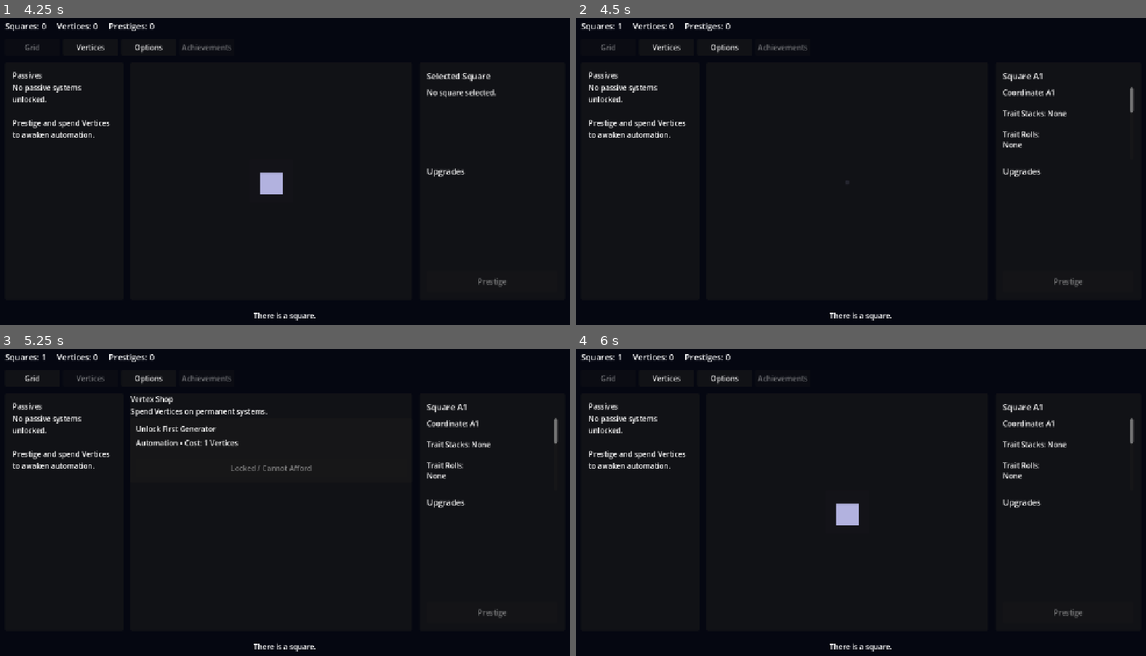
Above: before the commit, frames 1-4 (two rows, left to right).
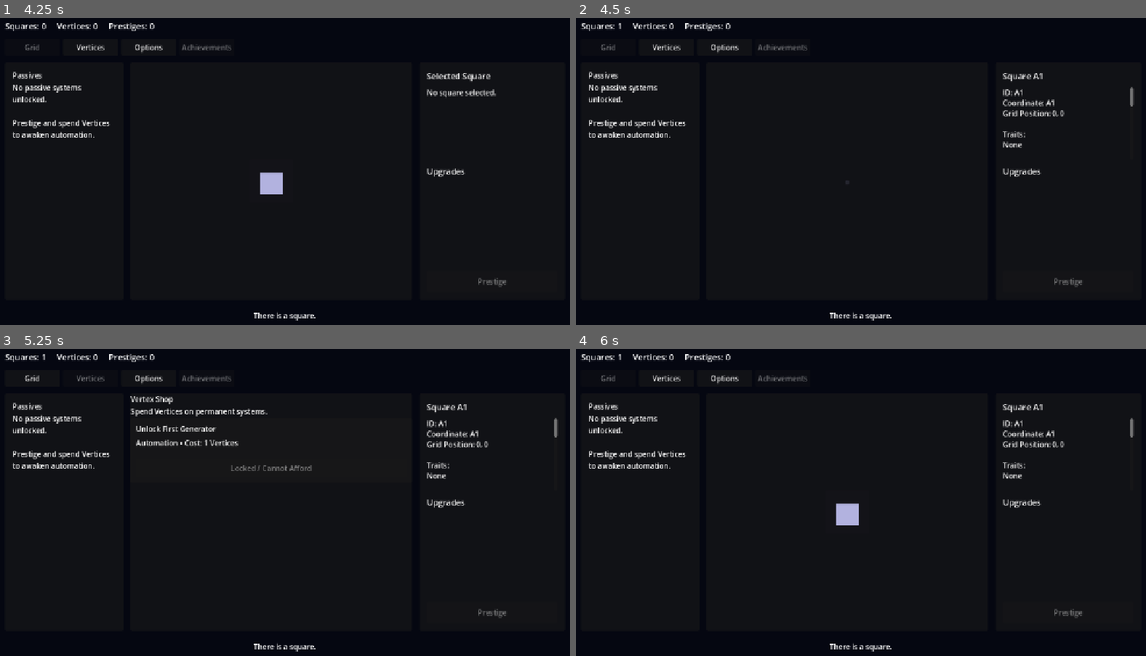
Above: after the commit, the same moments.

Repository: franciscoCapa27/Squared_2
Game: Godot game, scene res://scenes/main/Main.tscn
Same seed, same stepped clock (60 frames per second), same inputs: the game is played once before the commit and once after it.
Inputs (mouse positions are in pixels of both pictures, inside the frame that each line leads up to):
- Up to frame 1 (4.25 s): click "Options" at 0.5 s; click (273, 174) at 1.27 s; type "Alex" at 1.35 s; click (273, 229) at 1.5 s; type "Alex" at 1.58 s; click "Grid" at 2 s; click "Vertices" at 2.75 s; click "Grid" at 3.5 s
- Up to frame 2 (4.5 s): click "■" at 4.25 s
- Up to frame 3 (5.25 s): click "Vertices" at 5 s
- Up to frame 4 (6 s): click "Grid" at 5.75 s

Frame 1 is identical in both runs. In frame 2, 0.5% of the frame differs, in the area x 74-98%, y 23-40%; in frame 3, 0.5%; in frame 4, 0.5%.

Commit message:
Extract grid page and square details panel from main

Diff:
--- a/squared-2/scenes/main/Main.tscn
+++ b/squared-2/scenes/main/Main.tscn
@@ -3,7 +3,9 @@
 [ext_resource type="Script" uid="uid://dafych8mmi7mc" path="res://scripts/main/main.gd" id="1_u1xfj"]
 [ext_resource type="Script" uid="uid://blvtlqs2ve4y7" path="res://scripts/ui/passive_panel.gd" id="2_gyg6b"]
 [ext_resource type="Script" uid="uid://bg5n4yaoqsv0k" path="res://scripts/ui/options_page.gd" id="2_nha0i"]
+[ext_resource type="Script" uid="uid://bxj37wgxednl7" path="res://scripts/ui/grid_page.gd" id="3_1rhdn"]
 [ext_resource type="Script" uid="uid://dtcxo6g4t8ui" path="res://scripts/ui/vertex_shop_page.gd" id="3_dc040"]
+[ext_resource type="Script" uid="uid://byja7u42vbuc" path="res://scripts/ui/square_details_panel.gd" id="6_sjxhf"]
 
 [node name="Main" type="Control" unique_id=1963513095]
 layout_mode = 3
@@ -156,6 +158,7 @@
 anchor_bottom = 1.0
 grow_horizontal = 2
 grow_vertical = 2
+script = ExtResource("3_1rhdn")
 
 [node name="GridCenter" type="CenterContainer" parent="RootMargin/MainVbox/Content/CenterPageRoot/GridPage" unique_id=847906112]
 layout_mode = 2
@@ -283,13 +286,15 @@
 layout_mode = 2
 text = " "
 
-[node name="SidePanel" type="PanelContainer" parent="RootMargin/MainVbox/Content" unique_id=872099950]
+[node name="SquareDetailsPanel" type="PanelContainer" parent="RootMargin/MainVbox/Content" unique_id=872099950]
+unique_name_in_owner = true
 custom_minimum_size = Vector2(320, 0)
 layout_mode = 2
 size_flags_horizontal = 8
 mouse_filter = 2
-
-[node name="SideMargin" type="MarginContainer" parent="RootMargin/MainVbox/Content/SidePanel" unique_id=1432494938]
+script = ExtResource("6_sjxhf")
+
+[node name="SideMargin" type="MarginContainer" parent="RootMargin/MainVbox/Content/SquareDetailsPanel" unique_id=1432494938]
 layout_mode = 2
 mouse_filter = 2
 theme_override_constants/margin_left = 16
@@ -297,19 +302,19 @@
 theme_override_constants/margin_right = 16
 theme_override_constants/margin_bottom = 16
 
-[node name="SideVbox" type="VBoxContainer" parent="RootMargin/MainVbox/Content/SidePanel/SideMargin" unique_id=354830038]
+[node name="SideVbox" type="VBoxContainer" parent="RootMargin/MainVbox/Content/SquareDetailsPanel/SideMargin" unique_id=354830038]
 layout_mode = 2
 mouse_filter = 2
 theme_override_constants/separation = 12
 
-[node name="SelectedSquareTitle" type="Label" parent="RootMargin/MainVbox/Content/SidePanel/SideMargin/SideVbox" unique_id=324483402]
+[node name="SelectedSquareTitle" type="Label" parent="RootMargin/MainVbox/Content/SquareDetailsPanel/SideMargin/SideVbox" unique_id=324483402]
 unique_name_in_owner = true
 layout_mode = 2
 size_flags_vertical = 0
 theme_override_font_sizes/font_size = 18
 text = "Selected Square"
 
-[node name="SelectedSquareDetails" type="RichTextLabel" parent="RootMargin/MainVbox/Content/SidePanel/SideMargin/SideVbox" unique_id=195294754]
+[node name="SelectedSquareDetails" type="RichTextLabel" parent="RootMargin/MainVbox/Content/SquareDetailsPanel/SideMargin/SideVbox" unique_id=195294754]
 unique_name_in_owner = true
 custom_minimum_size = Vector2(0, 160)
 layout_mode = 2
@@ -317,20 +322,20 @@
 bbcode_enabled = true
 text = "No square selected."
 
-[node name="UpgradesTitle" type="Label" parent="RootMargin/MainVbox/Content/SidePanel/SideMargin/SideVbox" unique_id=2033131904]
+[node name="UpgradesTitle" type="Label" parent="RootMargin/MainVbox/Content/SquareDetailsPanel/SideMargin/SideVbox" unique_id=2033131904]
 layout_mode = 2
 size_flags_vertical = 0
 theme_override_font_sizes/font_size = 18
 text = "Upgrades
 "
 
-[node name="UpgradesList" type="VBoxContainer" parent="RootMargin/MainVbox/Content/SidePanel/SideMargin/SideVbox" unique_id=1606221242]
+[node name="UpgradesList" type="VBoxContainer" parent="RootMargin/MainVbox/Content/SquareDetailsPanel/SideMargin/SideVbox" unique_id=1606221242]
 layout_mode = 2
 size_flags_vertical = 3
 mouse_filter = 2
 theme_override_constants/separation = 8
 
-[node name="PrestigeButton" type="Button" parent="RootMargin/MainVbox/Content/SidePanel/SideMargin/SideVbox" unique_id=126762251]
+[node name="PrestigeButton" type="Button" parent="RootMargin/MainVbox/Content/SquareDetailsPanel/SideMargin/SideVbox" unique_id=126762251]
 unique_name_in_owner = true
 custom_minimum_size = Vector2(0, 48)
 layout_mode = 2
--- a/squared-2/scripts/main/main.gd
+++ b/squared-2/scripts/main/main.gd
@@ -3,11 +3,8 @@
 @onready var squares_label: Label = %SquaresLabel
 @onready var vertices_label: Label = %VerticesLabel
 @onready var prestige_label: Label = %PrestigeLabel
-@onready var grid_root: GridContainer = %GridRoot
 @onready var prestige_button: Button = %PrestigeButton
 @onready var story_label: Label = %StoryLabel
-@onready var selected_square_title: Label = %SelectedSquareTitle
-@onready var selected_square_details: RichTextLabel = %SelectedSquareDetails
 @onready var grid_tab_button: Button = %GridTabButton
 @onready var vertex_shop_tab_button: Button = %VertexShopTabButton
 @onready var options_tab_button: Button = %OptionsTabButton
@@ -19,14 +16,13 @@
 @onready var passive_panel: PassivePanel = %PassivePanel
 @onready var vertex_shop_page: VertexShopPage = %VertexShopPage
 
-var square_scene: PackedScene = preload("res://scenes/squares/SquareButton.tscn")
-var selected_square_id: String = ""
+@onready var square_details_panel: SquareDetailsPanel = %SquareDetailsPanel
+
 
 func _ready() -> void:
 	EventBus.squares_changed.connect(_on_squares_changed)
 	EventBus.vertices_changed.connect(_on_vertices_changed)
 	EventBus.prestige_changed.connect(_on_prestige_changed)
-	EventBus.grid_changed.connect(_rebuild_grid)
 	EventBus.story_message.connect(_on_story_message)
 
 	prestige_button.pressed.connect(_on_prestige_pressed)
@@ -41,8 +37,8 @@
 	options_page.save_imported.connect(_on_options_save_imported)
 	options_page.hard_reset_completed.connect(_on_options_hard_reset_completed)
 	SaveSystem.save_loaded.connect(_on_save_loaded)
-
-	_rebuild_grid()
+	grid_page.square_selected.connect(_on_grid_square_selected)
+	grid_page.rebuild()
 	_refresh_labels()
 	_show_center_page("grid")
 	_refresh_vertex_shop()
@@ -52,7 +48,7 @@
 
 	if not loaded:
 		_refresh_labels()
-		_rebuild_grid()
+		grid_page.rebuild()
 		_refresh_vertex_shop()
 		_refresh_passive_panel()
 	options_page.refresh()
@@ -62,56 +58,6 @@
 	_on_vertices_changed(GameState.vertices)
 	_on_prestige_changed(GameState.prestige_count)
 
-func _rebuild_grid() -> void:
-	for child in grid_root.get_children():
-		child.queue_free()
-
-	grid_root.columns = GameState.grid_size
-
-	for square_id in GameState.square_ids:
-		var square_button = square_scene.instantiate()
-		square_button.setup(square_id, "■")
-		square_button.square_clicked.connect(_on_square_clicked)
-		grid_root.add_child(square_button)
-		square_button.refresh_visuals()
-
-func _on_square_clicked(square_id: String) -> void:
-	selected_square_id = square_id
-	GameState.click_square(square_id)
-	_show_square_details(square_id)
-
-func _show_square_details(square_id: String) -> void:
-	var square_data : SquareData = GameState.get_square(square_id) as SquareData
-
-	if square_data == null:
-		selected_square_title.text = "Unknown Square"
-		selected_square_details.text = "No data found."
-		return
-
-	selected_square_title.text = square_data.get_display_name()
-
-	var trait_text: String = square_data.get_trait_stack_display_text()
-	var trait_effect_text: String = square_data.get_trait_effect_summary_text()
-
-	var manual_payout := SquareCalculator.calculate_manual_payout(square_data)
-	var respawn_time := SquareCalculator.calculate_respawn_time(square_data)
-
-	selected_square_details.text = (
-	"Coordinate: %s\n\n" % square_data.coordinate
-	+ "Trait Stacks: %s\n\n" % trait_text
-	+ "Trait Rolls:\n%s\n\n" % trait_effect_text
-	+ "Current Manual Payout: %.2f Squares\n" % manual_payout
-	+ "Current Respawn Time: %.2fs\n\n" % respawn_time
-	+ "Lifetime Squares: %.2f\n" % square_data.lifetime_squares_generated
-	+ "Manual Clicks: %s\n" % square_data.lifetime_manual_clicks
-	+ "Base Value: %.2f\n" % square_data.base_value
-	+ "Permanent Base Value Multiplier: x%.2f\n" % GameState.get_permanent_stat_multiplier("square_base_value")
-	+ "Base Respawn Time: %.2fs\n\n" % square_data.base_respawn_time
-	+ "Dominant Tag: %s\n" % square_data.visual_profile.dominant_tag
-	+ "Secondary Tag: %s\n" % square_data.visual_profile.secondary_tag
-	+ "Glow Level: %s\n" % square_data.visual_profile.glow_level
-	+ "Edge Complexity: %s\n" % square_data.visual_profile.edge_complexity
-)
 
 func _on_prestige_pressed() -> void:
 	GameState.prestige()
@@ -164,10 +110,7 @@
 	passive_panel.refresh()
 
 func _on_passive_pulsed(generator_id: String, square_id: String, payout: float) -> void:
-	_refresh_passive_panel()
-
-	if selected_square_id == square_id:
-		_show_square_details(selected_square_id)
+	square_details_panel.refresh_if_selected(square_id)
 
 func _on_save_loaded() -> void:
 	_refresh_all_ui()
@@ -176,29 +119,27 @@
 	_refresh_all_ui()
 
 func _on_options_hard_reset_completed() -> void:
-	selected_square_id = ""
+	square_details_panel.clear()
 	_refresh_all_ui()
 
 func _refresh_all_ui() -> void:
 	_refresh_labels()
-	_rebuild_grid()
+	grid_page.rebuild()
 	_refresh_vertex_shop()
 	_refresh_passive_panel()
 	options_page.refresh()
-
-	if selected_square_id != "":
-		_show_square_details(selected_square_id)
+	square_details_panel.refresh()
 
 func _on_vertex_upgrade_purchased(upgrade_id: String) -> void:
 	_refresh_vertex_shop()
 	_refresh_passive_panel()
-
-	if selected_square_id != "":
-		_show_square_details(selected_square_id)
+	grid_page.refresh_buttons()
+	square_details_panel.refresh()
 
 
 func _on_passive_generator_upgraded(generator_id: String) -> void:
 	_refresh_passive_panel()
+	square_details_panel.refresh()
 
-	if selected_square_id != "":
-		_show_square_details(selected_square_id)
+func _on_grid_square_selected(square_id: String) -> void:
+	square_details_panel.show_square(square_id)
--- a/squared-2/scripts/squares/square_button.gd
+++ b/squared-2/scripts/squares/square_button.gd
@@ -1,4 +1,5 @@
 extends Button
+class_name SquareButton
 
 signal square_clicked(square_id: String)
 
@@ -65,3 +66,8 @@
 func _reset_visual_state() -> void:
 	text = "■"
 	modulate = normal_modulate
+
+func set_square_data(p_square_data: SquareData) -> void:
+	var square_data := GameState.get_square(square_id)
+	square_data = p_square_data
+	_apply_square_visuals()
--- /dev/null
+++ b/squared-2/scripts/ui/grid_page.gd
@@ -0,0 +1,54 @@
+extends PanelContainer
+class_name GridPage
+
+signal square_selected(square_id: String)
+
+@onready var grid_root: GridContainer = %GridRoot
+
+var square_button_scene: PackedScene = preload("res://scenes/squares/SquareButton.tscn")
+var square_buttons_by_id: Dictionary = {}
+
+
+func _ready() -> void:
+	EventBus.grid_changed.connect(rebuild)
+	rebuild()
+
+
+func rebuild() -> void:
+	for child: Node in grid_root.get_children():
+		child.queue_free()
+
+	square_buttons_by_id.clear()
+
+	grid_root.columns = GameState.grid_size
+
+	for square_id: String in GameState.square_ids:
+		var square_data: SquareData = GameState.get_square(square_id)
+
+		if square_data == null:
+			continue
+
+		var square_button: SquareButton = square_button_scene.instantiate() as SquareButton
+		grid_root.add_child(square_button)
+
+		square_button.setup(square_data.id, "■")
+		square_button.set_square_data(square_data)
+		square_button.square_clicked.connect(_on_square_button_clicked)
+
+		square_buttons_by_id[square_data.id] = square_button
+
+
+func refresh_buttons() -> void:
+	for square_id: String in square_buttons_by_id.keys():
+		var square_button: SquareButton = square_buttons_by_id.get(square_id) as SquareButton
+		var square_data: SquareData = GameState.get_square(square_id)
+
+		if square_button == null or square_data == null:
+			continue
+
+		square_button.set_square_data(square_data)
+
+
+func _on_square_button_clicked(square_id: String) -> void:
+	GameState.click_square(square_id)
+	square_selected.emit(square_id)
--- /dev/null
+++ b/squared-2/scripts/ui/square_details_panel.gd
@@ -0,0 +1,90 @@
+extends PanelContainer
+class_name SquareDetailsPanel
+
+@onready var selected_square_title: Label = %SelectedSquareTitle
+@onready var selected_square_details: RichTextLabel = %SelectedSquareDetails
+
+var selected_square_id: String = ""
+
+
+func show_square(square_id: String) -> void:
+	selected_square_id = square_id
+	refresh()
+
+
+func refresh() -> void:
+	if selected_square_id == "":
+		clear()
+		return
+
+	var square_data: SquareData = GameState.get_square(selected_square_id)
+
+	if square_data == null:
+		clear()
+		return
+
+	selected_square_title.text = square_data.display_name
+	selected_square_details.text = _build_square_details_text(square_data)
+
+
+func refresh_if_selected(square_id: String) -> void:
+	if selected_square_id != square_id:
+		return
+
+	refresh()
+
+
+func clear() -> void:
+	selected_square_id = ""
+	selected_square_title.text = "No square selected"
+	selected_square_details.text = "Click a square to inspect it."
+
+
+func _build_square_details_text(square_data: SquareData) -> String:
+	var manual_payout: float = SquareCalculator.calculate_manual_payout(square_data)
+	var respawn_time: float = SquareCalculator.calculate_respawn_time(square_data)
+
+	var trait_stack_text: String = square_data.get_trait_stack_display_text()
+
+	if trait_stack_text == "":
+		trait_stack_text = "None"
+
+	var trait_effect_text: String = square_data.get_trait_effect_summary_text()
+
+	if trait_effect_text == "":
+		trait_effect_text = "No Trait effects."
+
+	var permanent_base_value_multiplier: float = GameState.get_permanent_stat_multiplier("square_base_value")
+
+	return (
+		"ID: %s\n" % square_data.id
+		+ "Coordinate: %s\n" % square_data.coordinate
+		+ "Grid Position: %s, %s\n\n" % [
+			square_data.grid_x,
+			square_data.grid_y
+		]
+		+ "Traits:\n%s\n\n" % trait_stack_text
+		+ "Trait Effects:\n%s\n\n" % trait_effect_text
+		+ "Current Manual Payout: %.2f Squares\n" % manual_payout
+		+ "Current Respawn Time: %.2fs\n\n" % respawn_time
+		+ "Base Value: %.2f\n" % square_data.base_value
+		+ "Permanent Base Value Multiplier: x%.2f\n" % permanent_base_value_multiplier
+		+ "Base Respawn Time: %.2fs\n\n" % square_data.base_respawn_time
+		+ "Run Squares Generated: %.2f\n" % square_data.run_squares_generated
+		+ "Run Manual Clicks: %s\n" % square_data.run_manual_clicks
+		+ "Run Passive Clicks: %s\n\n" % square_data.run_passive_clicks
+		+ "Lifetime Squares Generated: %.2f\n" % square_data.lifetime_squares_generated
+		+ "Lifetime Manual Clicks: %s\n" % square_data.lifetime_manual_clicks
+		+ "Lifetime Passive Clicks: %s\n" % square_data.lifetime_passive_clicks
+		+ "Times Traited: %s\n" % square_data.times_traited
+		+ "Highest Single Payout: %.2f\n\n" % square_data.highest_single_payout
+		+ "Permanent Tags: %s\n" % _format_string_array(square_data.permanent_tags)
+		+ "Temporary Tags: %s" % _format_string_array(square_data.temporary_tags)
+	)
+
+
+func _format_string_array(values: Array[String]) -> String:
+	if values.is_empty():
+		return "None"
+
+	return ", ".join(values)
Not shown, added: squared-2/scripts/ui/grid_page.gd.uid
Not shown, added: squared-2/scripts/ui/square_details_panel.gd.uid
